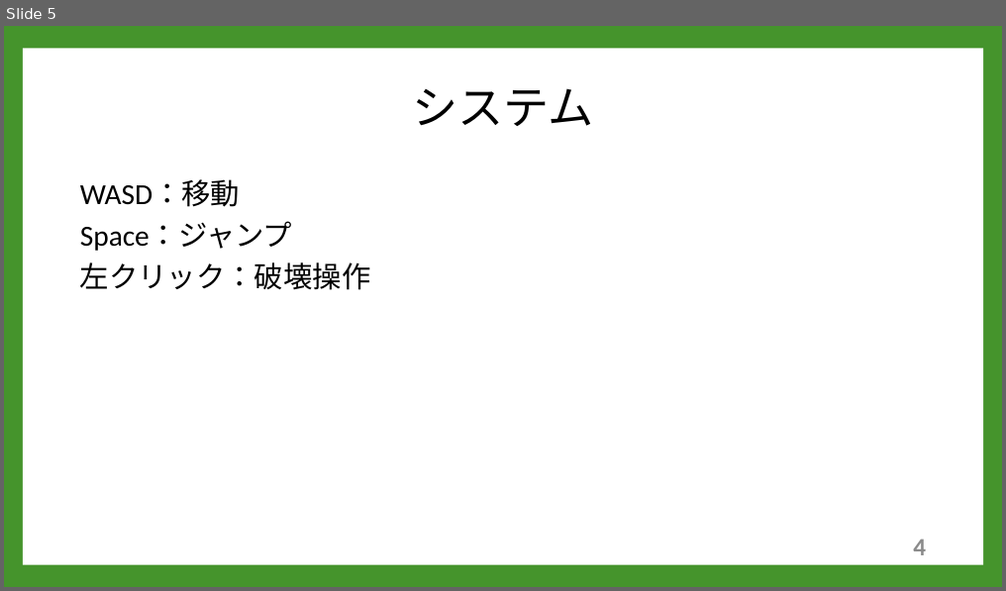
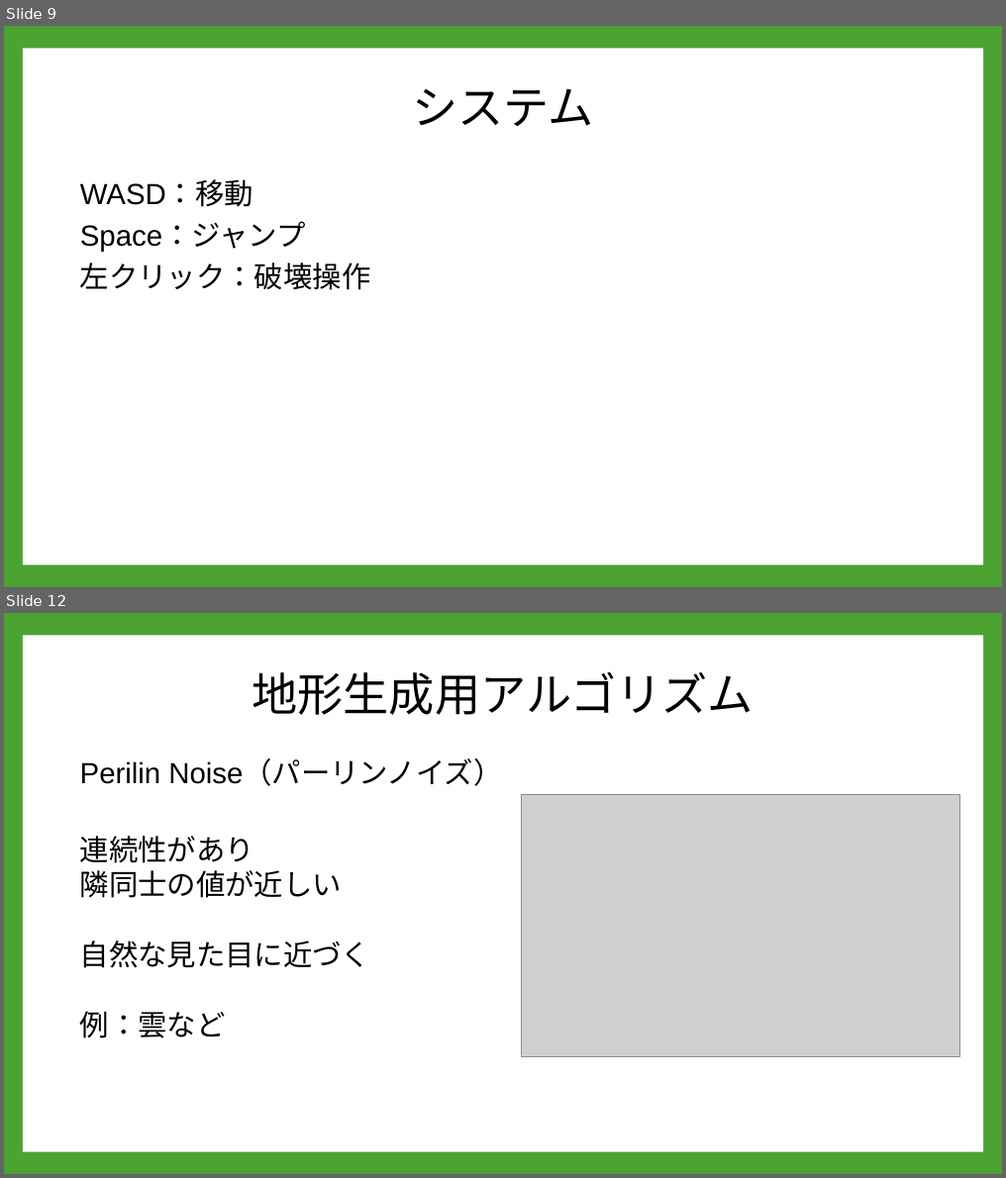
Before and after one commit to A23019/GC_A3_1, a slide deck: 企画/PowerPoint/企画案２.pptx. Shown one above the other, each under a label of ours: slide 5 before the commit, slides 9 and 12 after it; the slides between them are not shown. The pictures are 1006x591 and 1006x1178 pixels, drawn with LibreOffice and Linux fonts; fonts in the diff are those of the drawing; grey boxes stand for pictures; background and template pictures are left out. Boxes give left, top, right and bottom in pixels: in the first picture for what was removed or moved away, otherwise in the second. Text is boxed around its words. In the diff, an @@ line names an element or a change of style, - is before the commit and + after.

```diff
--- a/企画/PowerPoint/企画案２.pptx
+++ b/企画/PowerPoint/企画案２.pptx
@@ slide 12 added at [4,613,1002,1174], background #4CA331; not listed: 1 template element that a slide beside it also shows @@
@@ title added at [252,671,753,715], 44 pt, text #000000 @@
+地形生成用アルゴリズム
@@ text added at [80,761,502,786], 28 pt, text #000000 @@
+Perilin Noise（パーリンノイズ）
@@ picture added at [522,794,960,1058] @@
@@ text added at [80,836,371,1039], 28 pt, text #000000 @@
+連続性があり
+隣同士の値が近しい
+自然な見た目に近づく
+例：雲など
@@ what was slide 5 is now slide 9 @@
@@ slide 9 changed as well @@
@@ background #45942C to #4CA331 @@
@@ text "WASD：移動" at [80,181,371,290]: font Calibri to Arial @@
@@ page number removed at [913,539,926,556] @@
-4
```
Also in this commit, not shown: 5 other slides changed, 10 other slides added, 1 slide removed, 4 other files.
